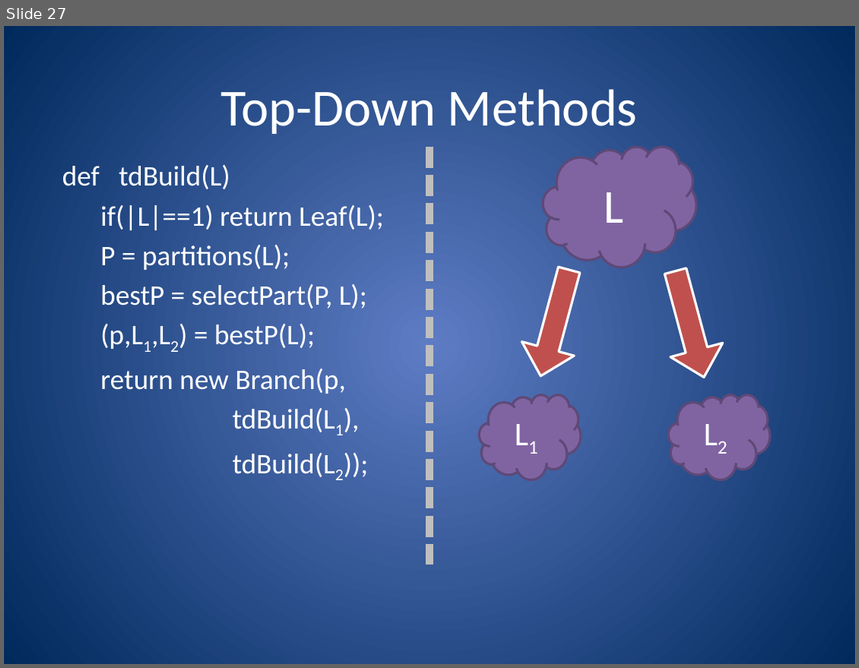
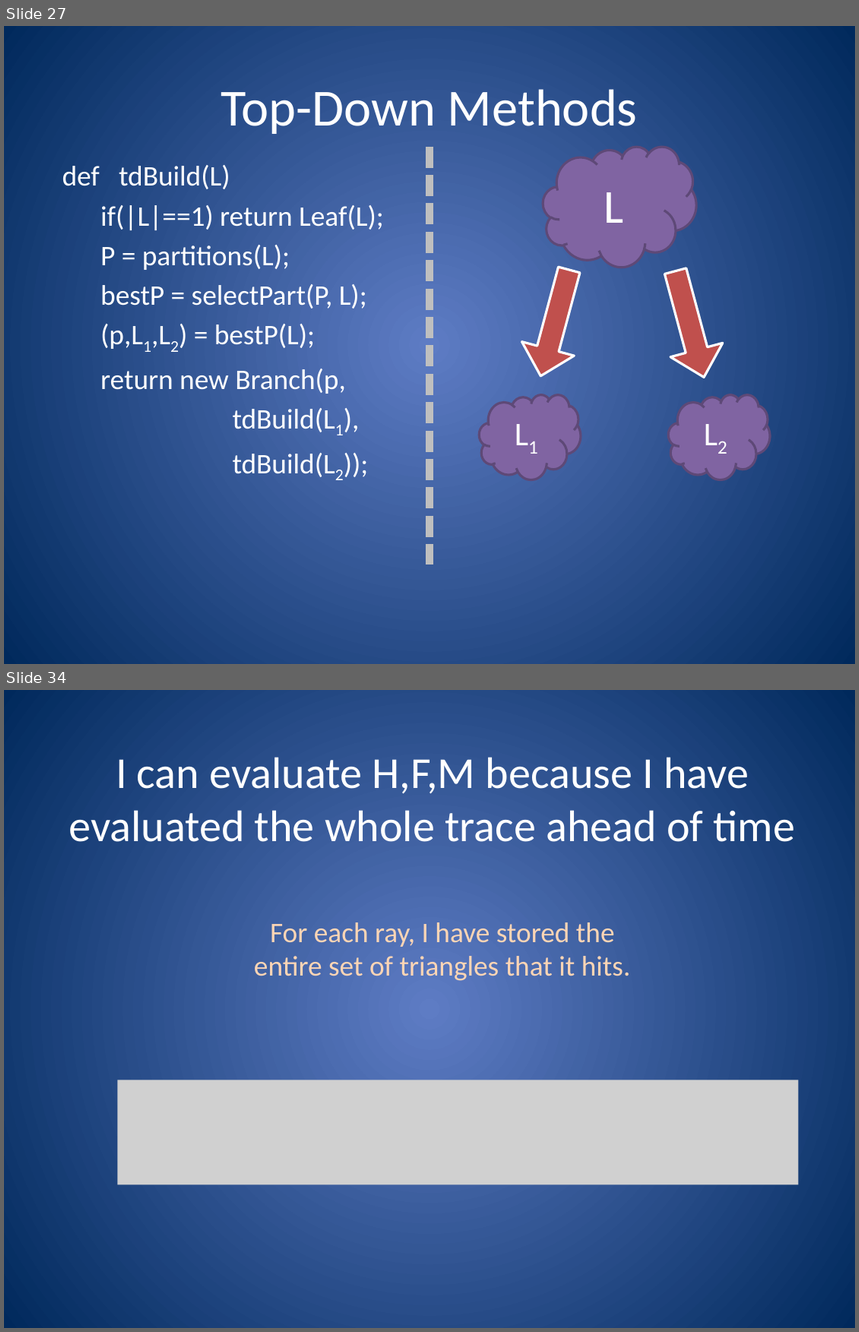
Before and after one commit to nfeltman/RayView, a slide deck: documentation/GroupMeetingPresentation.pptx. Shown one above the other, each under a label of ours: slide 27 before the commit, slides 27 and 34 after it; the slides between them are not shown. The pictures are 859x668 and 859x1332 pixels, drawn with LibreOffice and Linux fonts; fonts in the diff are those of the drawing; grey boxes stand for pictures. Boxes give left, top, right and bottom in pixels: in the first picture for what was removed or moved away, otherwise in the second. Text is boxed around its words. In the diff, an @@ line names an element or a change of style, - is before the commit and + after.

```diff
--- a/documentation/GroupMeetingPresentation.pptx
+++ b/documentation/GroupMeetingPresentation.pptx
@@ slide 34 added at [4,690,855,1328], background gradient #5E7CC5 to #00295C @@
@@ text added at [69,757,796,842], 37.4 pt, text #FFFFFF @@
+I can evaluate H,F,M because I have evaluated the whole trace ahead of time
@@ text added at [254,923,631,981], 24 pt, text #FCD5B5 @@
+For each ray, I have stored the entire set of triangles that it hits.
@@ picture added at [117,1080,798,1185] @@
```
Also in this commit, not shown: 11 slides changed, 6 other slides added, 3 slides removed.
